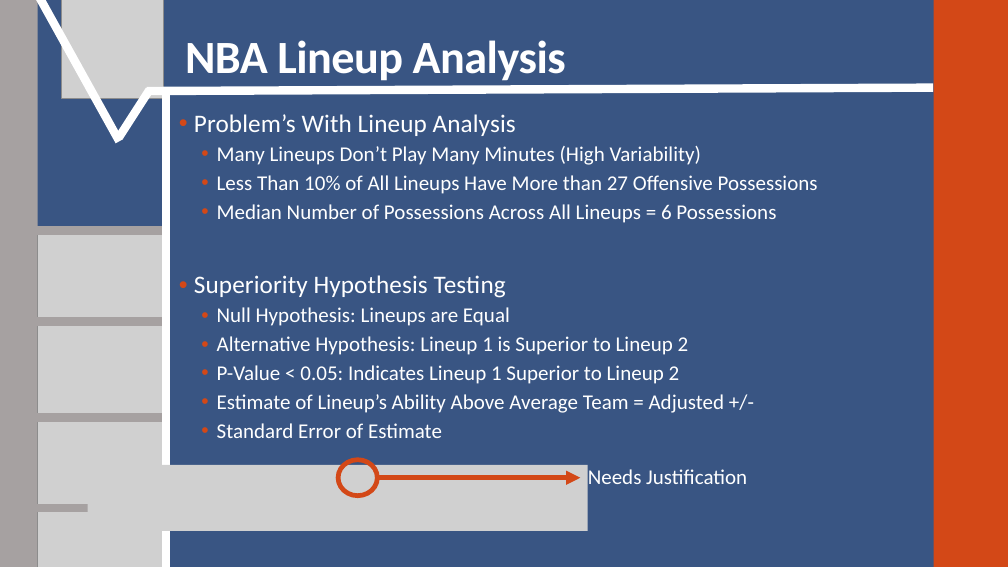
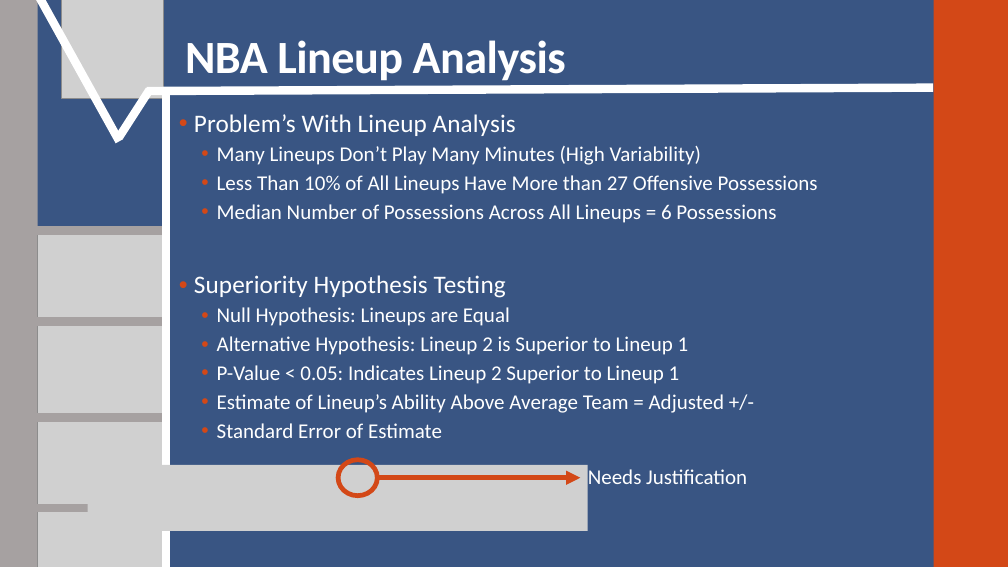
Before and after one commit to SuperMarioGiacomazzo/STOR538_WEBSITE, a slide deck: slide 6 of Slides/Basketball 3/Basketball_3_Lecture.pptx. Drawn at 1008x567 pixels with LibreOffice and Linux fonts; fonts in the diff are those of the drawing; grey boxes stand for pictures. Boxes give left, top, right and bottom in pixels: in the first picture for what was removed or moved away, otherwise in the second. Text is boxed around its words. In the diff, an @@ line names an element or a change of style, - is before the commit and + after.

```diff
--- a/Slides/Basketball 3/Basketball_3_Lecture.pptx
+++ b/Slides/Basketball 3/Basketball_3_Lecture.pptx
@@ text at (217,336,689,384): text changed @@
-  • Alternative Hypothesis: Lineup 1 is Superior to Lineup 2
-  • P-Value < 0.05: Indicates Lineup 1 Superior to Lineup 2
+  • Alternative Hypothesis: Lineup 2 is Superior to Lineup 1
+  • P-Value < 0.05: Indicates Lineup 2 Superior to Lineup 1
```
Also in this commit, not shown: 1 other file.
